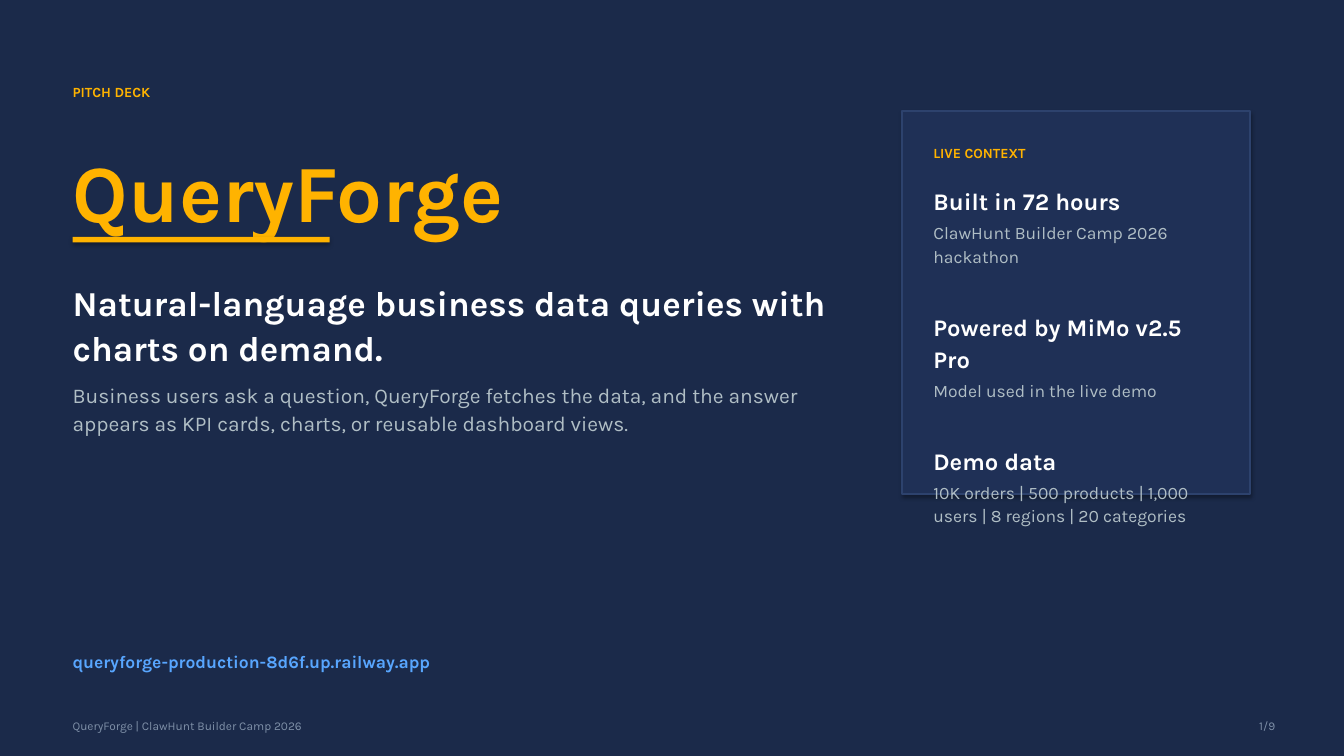
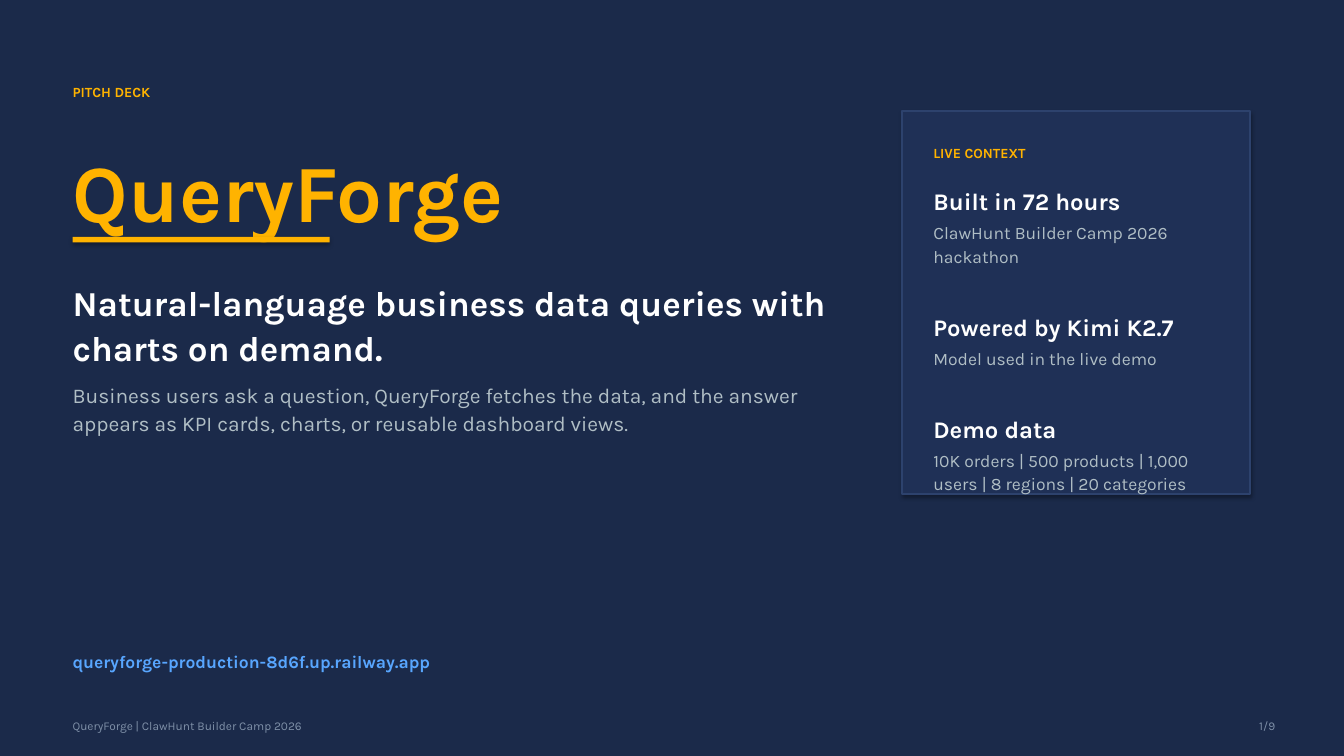
Before and after one commit to eric-stone-plus/queryforge, a slide deck: slide 1 of assets/QueryForge-Pitch-EN.pptx. Drawn at 1344x756 pixels with LibreOffice and Linux fonts; fonts in the diff are those of the drawing. Boxes give left, top, right and bottom in pixels: in the first picture for what was removed or moved away, otherwise in the second. Text is boxed around its words. In the diff, an @@ line names an element or a change of style, - is before the commit and + after.

Commit message:
feat: switch demo to Kimi and improve mobile layout

```diff
--- a/assets/QueryForge-Pitch-EN.pptx
+++ b/assets/QueryForge-Pitch-EN.pptx
@@ text at (933, 319, 1174, 342): text changed @@
-Powered by MiMo v2.5 Pro
+Powered by Kimi K2.7
```
Also in this commit, not shown: 1 other slide changed, 50 other files.
